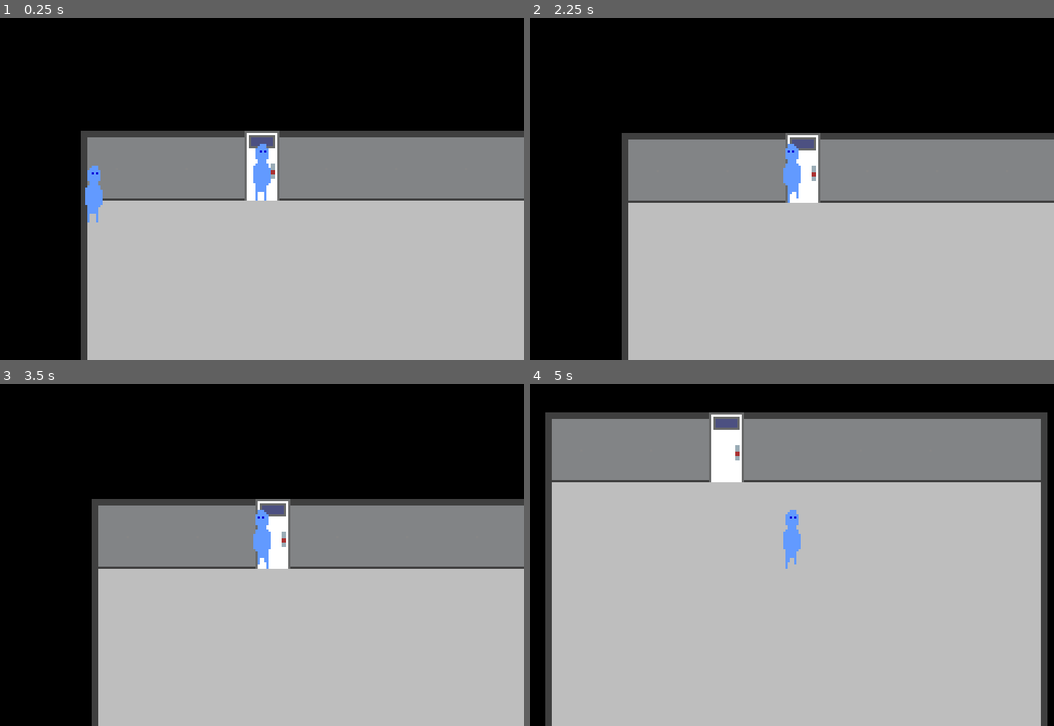
Above: before the commit, frames 1-4 (two rows, left to right).
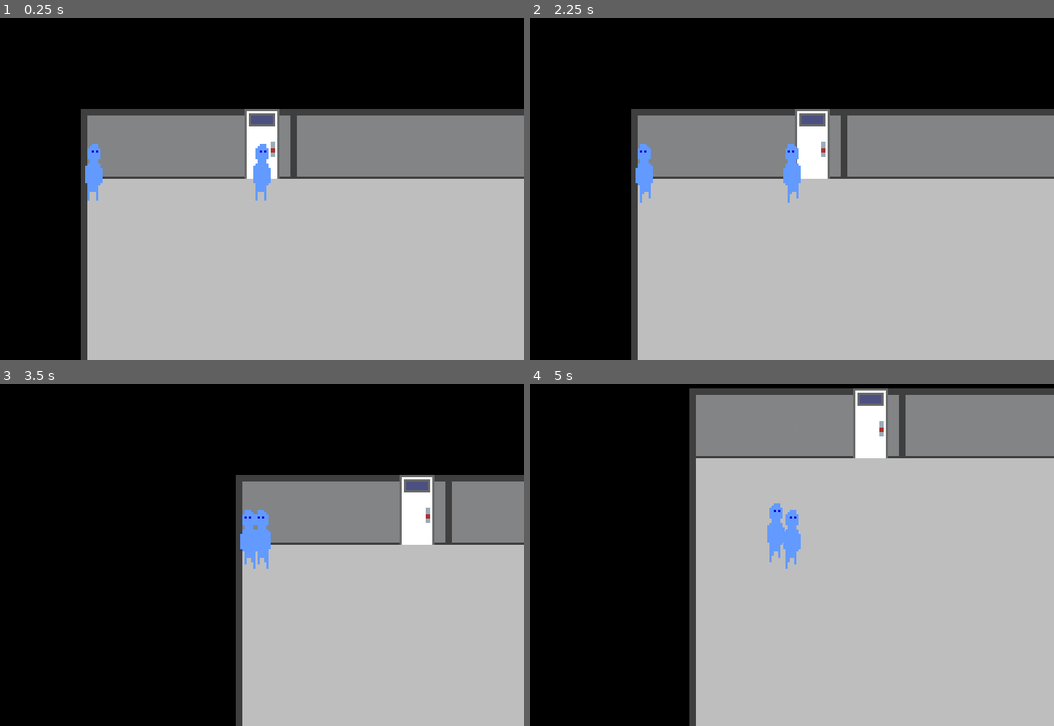
Above: after the commit, the same moments.

Repository: gavinabsent/containment
Game: Godot game, scene res://Assets/Scenes/Rooms/Room2.tscn
The game is run twice, just before and just after one commit, with the same random seed, the same clock (stepped at 60 frames per second) and the same inputs. This scene is started directly instead of the project's main scene. Sound files missing from this copy of the repository are replaced by a short silence.
Inputs:
- Up to frame 1 (0.25 s): no input
- Up to frame 2 (2.25 s): tap Enter at 0.5, 2 s; hold E (interact) 0.53-1.28 s; hold Up (ui_up) 0.53-2.03 s; tap Space at 1.25 s; tap E (interact) at 1.35 s; hold Left (ui_left) from 2.03 s (still down); hold E (interact) from 2.03 s (still down)
- Up to frame 3 (3.5 s): keep holding Left (ui_left); release E (interact) at 2.78 s; tap E (interact) at 2.85 s
- Up to frame 4 (5 s): release Left (ui_left) at 3.53 s; hold Down (ui_down) 3.53-4.28 s; hold E (interact) 3.53-4.28 s; hold Right (ui_right) from 4.28 s (still down); tap E (interact) at 4.35 s

The runs differ from the first frame. In frame 1, 13% of the frame differs, in the area x 15-100%, y 26-60%; in frame 2, 16%; in frame 3, 29%; in frame 4, 42%, in the area x 2-100%, y 1-100%.

Commit message:
Update Tilemap

Diff:
--- a/Assets/Scenes/Rooms/Room1.tscn
+++ b/Assets/Scenes/Rooms/Room1.tscn
@@ -22,7 +22,7 @@
 tile_set = ExtResource( 10 )
 cell_size = Vector2( 32, 32 )
 format = 1
-tile_data = PoolIntArray( -458754, 0, 1, -458753, 0, 65539,  …(463 unchanged characters)… -327677, 0, 196610, -327676, 0, 3, -196609, 0, 262146, -262144, 0, 262146, -262143, 0, 262146, -262142, 0, 262149, -262141, 0, 262146, -2, 0, 131072, -1, 0, 65537, -65536, 0, 2, -65535, 0, 2, -65534, 0, 131077, -65533, 0, 2, -65532, 0, 2, -65531, 0, 2, -65530, 0, 131076, 65534, 0, 131072, 65535, 0, 196610, 0, 0, 196610, 1, 0, 196610, 2, 0, 196610, 3, 0, 196610, 4, 0, 196610, 5, 0, 196610, 6, 0, 131076, 131070, 0, 131072, 131071, 0, 196610, 65536, 0, 196610, 65537, 0, 196610, 65538, 0, 196610, 65539, 0, 196610, 65540, 0, 196610, 65541, 0, 196610, 65542, 0, 131076, 196606, 0, 131072, 196607, 0, 65537, 131072, 0, 65537, 131073, 0, 65539, 131074, 0, 65539, 131075, 0, 196610, 131076, 0, 196610,  …(228 unchanged characters)…
+tile_data = PoolIntArray( -458754, 0, 1, -458753, 0, 65539,  …(463 unchanged characters)… -327677, 0, 196610, -327676, 0, 3, -196610, 0, 196608, -196609, 0, 262146, -262144, 0, 262146, -262143, 0, 262146, -262142, 0, 262149, -262141, 0, 262146, -262140, 0, 262147, -2, 0, 131072, -1, 0, 65537, -65536, 0, 2, -65535, 0, 2, -65534, 0, 196613, -65533, 0, 2, -65532, 0, 2, -65531, 0, 2, -65530, 0, 131076, 65534, 0, 131072, 65535, 0, 196610, 0, 0, 196610, 1, 0, 196610, 2, 0, 196610, 3, 0, 196610, 4, 0, 196610, 5, 0, 196610, 6, 0, 131076, 131070, 0, 131072, 131071, 0, 196610, 65536, 0, 196610, 65537, 0, 196610, 65538, 0, 196610, 65539, 0, 196610, 65540, 0, 196610, 65541, 0, 196610, 65542, 0, 131076, 196606, 0, 131072, 196607, 0, 65537, 131072, 0, 65537, 131073, 0, 65539, 131074, 0, 131077, 131075, 0, 196610, 131076, 0, 196610,  …(228 unchanged characters)…
 
 [node name="Room 1" type="YSort" parent="."]
 
--- a/Assets/Scenes/wall_tile_set.tres
+++ b/Assets/Scenes/wall_tile_set.tres
@@ -63,22 +63,19 @@
 polygon = PoolVector2Array( 32, 32, 0, 32, 0, 0, 32, 0 )
 
 [sub_resource type="OccluderPolygon2D" id=21]
+polygon = PoolVector2Array( 32, 32, 0, 32, 0, 0, 32, 0 )
+
+[sub_resource type="OccluderPolygon2D" id=22]
 polygon = PoolVector2Array( 0, 32, 32, 32, 32, 0, 0, 0 )
 
-[sub_resource type="OccluderPolygon2D" id=22]
-polygon = PoolVector2Array( 32, 0, 0, 0, 0, 3, 32, 3 )
-
 [sub_resource type="OccluderPolygon2D" id=23]
+polygon = PoolVector2Array( 32, 32, 0, 32, 0, 0, 32, 0 )
+
+[sub_resource type="OccluderPolygon2D" id=24]
 polygon = PoolVector2Array( 0, 0, 32, 0, 32, 3, 0, 3 )
 
-[sub_resource type="OccluderPolygon2D" id=49]
-polygon = PoolVector2Array( 32, 32, 0, 32, 0, 0, 32, 0 )
-
-[sub_resource type="ConvexPolygonShape2D" id=24]
-points = PoolVector2Array( 32, 32, 0, 32, 0, 0, 32, 0 )
-
-[sub_resource type="ConvexPolygonShape2D" id=25]
-points = PoolVector2Array( 0, 0, 32, 0, 32, 32, 0, 32 )
+[sub_resource type="OccluderPolygon2D" id=25]
+polygon = PoolVector2Array( 32, 32, 0, 32, 0, 0, 32, 0 )
 
 [sub_resource type="ConvexPolygonShape2D" id=26]
 points = PoolVector2Array( 32, 32, 0, 32, 0, 0, 32, 0 )
@@ -87,7 +84,7 @@
 points = PoolVector2Array( 0, 0, 32, 0, 32, 32, 0, 32 )
 
 [sub_resource type="ConvexPolygonShape2D" id=28]
-points = PoolVector2Array( 0, 0, 32, 0, 32, 32, 0, 32 )
+points = PoolVector2Array( 32, 32, 0, 32, 0, 0, 32, 0 )
 
 [sub_resource type="ConvexPolygonShape2D" id=29]
 points = PoolVector2Array( 0, 0, 32, 0, 32, 32, 0, 32 )
@@ -111,19 +108,19 @@
 points = PoolVector2Array( 0, 0, 32, 0, 32, 32, 0, 32 )
 
 [sub_resource type="ConvexPolygonShape2D" id=36]
-points = PoolVector2Array( 32, 32, 0, 32, 0, 0, 32, 0 )
+points = PoolVector2Array( 0, 0, 32, 0, 32, 32, 0, 32 )
 
 [sub_resource type="ConvexPolygonShape2D" id=37]
-points = PoolVector2Array( 32, 32, 0, 32, 0, 0, 32, 0 )
+points = PoolVector2Array( 0, 0, 32, 0, 32, 32, 0, 32 )
 
 [sub_resource type="ConvexPolygonShape2D" id=38]
-points = PoolVector2Array( 0, 0, 32, 0, 32, 32, 0, 32 )
+points = PoolVector2Array( 32, 32, 0, 32, 0, 0, 32, 0 )
 
 [sub_resource type="ConvexPolygonShape2D" id=39]
 points = PoolVector2Array( 32, 32, 0, 32, 0, 0, 32, 0 )
 
 [sub_resource type="ConvexPolygonShape2D" id=40]
-points = PoolVector2Array( 32, 32, 0, 32, 0, 0, 32, 0 )
+points = PoolVector2Array( 0, 0, 32, 0, 32, 32, 0, 32 )
 
 [sub_resource type="ConvexPolygonShape2D" id=41]
 points = PoolVector2Array( 32, 32, 0, 32, 0, 0, 32, 0 )
@@ -132,16 +129,16 @@
 points = PoolVector2Array( 32, 32, 0, 32, 0, 0, 32, 0 )
 
 [sub_resource type="ConvexPolygonShape2D" id=43]
-points = PoolVector2Array( 0, 0, 32, 0, 32, 32, 0, 32 )
+points = PoolVector2Array( 32, 32, 0, 32, 0, 0, 32, 0 )
 
 [sub_resource type="ConvexPolygonShape2D" id=44]
-points = PoolVector2Array( 0, 0, 32, 0, 32, 32, 0, 32 )
+points = PoolVector2Array( 32, 32, 0, 32, 0, 0, 32, 0 )
 
 [sub_resource type="ConvexPolygonShape2D" id=45]
-points = PoolVector2Array( 0, 0, 8, 0, 8, 32, 0, 32 )
+points = PoolVector2Array( 0, 0, 32, 0, 32, 32, 0, 32 )
 
 [sub_resource type="ConvexPolygonShape2D" id=46]
-points = PoolVector2Array( 32, 32, 24, 32, 24, 0, 32, 0 )
+points = PoolVector2Array( 0, 0, 32, 0, 32, 32, 0, 32 )
 
 [sub_resource type="ConvexPolygonShape2D" id=47]
 points = PoolVector2Array( 0, 0, 8, 0, 8, 32, 0, 32 )
@@ -149,7 +146,16 @@
 [sub_resource type="ConvexPolygonShape2D" id=48]
 points = PoolVector2Array( 32, 32, 24, 32, 24, 0, 32, 0 )
 
+[sub_resource type="ConvexPolygonShape2D" id=49]
+points = PoolVector2Array( 32, 32, 0, 32, 0, 0, 32, 0 )
+
 [sub_resource type="ConvexPolygonShape2D" id=50]
+points = PoolVector2Array( 0, 0, 32, 0, 32, 32, 0, 32 )
+
+[sub_resource type="ConvexPolygonShape2D" id=51]
+points = PoolVector2Array( 32, 32, 0, 32, 0, 0, 32, 0 )
+
+[sub_resource type="ConvexPolygonShape2D" id=52]
 points = PoolVector2Array( 32, 32, 0, 32, 0, 0, 32, 0 )
 
 [resource]
@@ -160,11 +166,11 @@
 0/region = Rect2( 0, 0, 192, 160 )
 0/tile_mode = 1
 0/autotile/bitmask_mode = 1
-0/autotile/bitmask_flags = [ Vector2( 0, 0 ), 77, Vector2( 0 …(382 unchanged characters)… ), 1, Vector2( 4, 4 ), 367, Vector2( 5, 1 ), 5, Vector2( 5, 2 ), 146, Vector2( 5, 3 ), 146, Vector2( 5, 4 ), 5 ]
+0/autotile/bitmask_flags = [ Vector2( 0, 0 ), 77, Vector2( 0 …(382 unchanged characters)… ), 1, Vector2( 4, 4 ), 367, Vector2( 5, 0 ), 79, Vector2( 5, 1 ), 5, Vector2( 5, 2 ), 295, Vector2( 5, 3 ), 367, Vector2( 5, 4 ), 5 ]
 0/autotile/icon_coordinate = Vector2( 1, 1 )
 0/autotile/tile_size = Vector2( 32, 32 )
 0/autotile/spacing = 0
-0/autotile/occluder_map = [ Vector2( 0, 0 ), SubResource( 1  …(651 unchanged characters)…  4, 4 ), SubResource( 20 ), Vector2( 5, 1 ), SubResource( 21 ), Vector2( 5, 2 ), SubResource( 22 ), Vector2( 5, 3 ), SubResource( 23 ), Vector2( 5, 4 ), SubResource( 49 ) ]
+0/autotile/occluder_map = [ Vector2( 0, 0 ), SubResource( 1  …(651 unchanged characters)…  4, 4 ), SubResource( 20 ), Vector2( 5, 0 ), SubResource( 21 ), Vector2( 5, 1 ), SubResource( 22 ), Vector2( 5, 2 ), SubResource( 23 ), Vector2( 5, 3 ), SubResource( 24 ), Vector2( 5, 4 ), SubResource( 25 ) ]
 0/autotile/navpoly_map = [  ]
 0/autotile/priority_map = [  ]
 0/autotile/z_index_map = [  ]
@@ -172,164 +178,170 @@
 0/navigation_offset = Vector2( 0, 0 )
 0/shape_offset = Vector2( 0, 0 )
 0/shape_transform = Transform2D( 1, 0, 0, 1, 0, 0 )
-0/shape = SubResource( 24 )
+0/shape = SubResource( 26 )
 0/shape_one_way = false
 0/shape_one_way_margin = 1.0
 0/shapes = [ {
 "autotile_coord": Vector2( 0, 1 ),
 "one_way": false,
 "one_way_margin": 1.0,
-"shape": SubResource( 24 ),
+"shape": SubResource( 26 ),
 "shape_transform": Transform2D( 1, 0, 0, 1, 0, 0 )
 }, {
 "autotile_coord": Vector2( 0, 3 ),
 "one_way": false,
 "one_way_margin": 1.0,
-"shape": SubResource( 25 ),
+"shape": SubResource( 27 ),
 "shape_transform": Transform2D( 1, 0, 0, 1, 0, 0 )
 }, {
 "autotile_coord": Vector2( 1, 3 ),
 "one_way": false,
 "one_way_margin": 1.0,
-"shape": SubResource( 26 ),
+"shape": SubResource( 28 ),
 "shape_transform": Transform2D( 1, 0, 0, 1, 0, 0 )
 }, {
 "autotile_coord": Vector2( 1, 4 ),
 "one_way": false,
 "one_way_margin": 1.0,
-"shape": SubResource( 27 ),
+"shape": SubResource( 29 ),
 "shape_transform": Transform2D( 1, 0, 0, 1, 0, 0 )
 }, {
 "autotile_coord": Vector2( 2, 4 ),
 "one_way": false,
 "one_way_margin": 1.0,
-"shape": SubResource( 28 ),
+"shape": SubResource( 30 ),
 "shape_transform": Transform2D( 1, 0, 0, 1, 0, 0 )
 }, {
 "autotile_coord": Vector2( 3, 4 ),
 "one_way": false,
 "one_way_margin": 1.0,
-"shape": SubResource( 29 ),
+"shape": SubResource( 31 ),
 "shape_transform": Transform2D( 1, 0, 0, 1, 0, 0 )
 }, {
 "autotile_coord": Vector2( 3, 3 ),
 "one_way": false,
 "one_way_margin": 1.0,
-"shape": SubResource( 30 ),
+"shape": SubResource( 32 ),
 "shape_transform": Transform2D( 1, 0, 0, 1, 0, 0 )
 }, {
 "autotile_coord": Vector2( 4, 3 ),
 "one_way": false,
 "one_way_margin": 1.0,
-"shape": SubResource( 31 ),
+"shape": SubResource( 33 ),
 "shape_transform": Transform2D( 1, 0, 0, 1, 0, 0 )
 }, {
 "autotile_coord": Vector2( 4, 1 ),
 "one_way": false,
 "one_way_margin": 1.0,
-"shape": SubResource( 32 ),
+"shape": SubResource( 34 ),
 "shape_transform": Transform2D( 1, 0, 0, 1, 0, 0 )
 }, {
 "autotile_coord": Vector2( 3, 0 ),
 "one_way": false,
 "one_way_margin": 1.0,
-"shape": SubResource( 33 ),
+"shape": SubResource( 35 ),
 "shape_transform": Transform2D( 1, 0, 0, 1, 0, 0 )
 }, {
 "autotile_coord": Vector2( 2, 0 ),
 "one_way": false,
 "one_way_margin": 1.0,
-"shape": SubResource( 34 ),
+"shape": SubResource( 36 ),
 "shape_transform": Transform2D( 1, 0, 0, 1, 0, 0 )
 }, {
 "autotile_coord": Vector2( 1, 0 ),
 "one_way": false,
 "one_way_margin": 1.0,
-"shape": SubResource( 35 ),
+"shape": SubResource( 37 ),
 "shape_transform": Transform2D( 1, 0, 0, 1, 0, 0 )
 }, {
 "autotile_coord": Vector2( 0, 4 ),
 "one_way": false,
 "one_way_margin": 1.0,
-"shape": SubResource( 36 ),
+"shape": SubResource( 38 ),
 "shape_transform": Transform2D( 1, 0, 0, 1, 0, 0 )
 }, {
 "autotile_coord": Vector2( 4, 4 ),
 "one_way": false,
 "one_way_margin": 1.0,
-"shape": SubResource( 37 ),
+"shape": SubResource( 39 ),
 "shape_transform": Transform2D( 1, 0, 0, 1, 0, 0 )
 }, {
 "autotile_coord": Vector2( 3, 1 ),
 "one_way": false,
 "one_way_margin": 1.0,
-"shape": SubResource( 38 ),
+"shape": SubResource( 40 ),
 "shape_transform": Transform2D( 1, 0, 0, 1, 0, 0 )
 }, {
 "autotile_coord": Vector2( 1, 1 ),
 "one_way": false,
 "one_way_margin": 1.0,
-"shape": SubResource( 39 ),
+"shape": SubResource( 41 ),
 "shape_transform": Transform2D( 1, 0, 0, 1, 0, 0 )
 }, {
 "autotile_coord": Vector2( 0, 2 ),
 "one_way": false,
 "one_way_margin": 1.0,
-"shape": SubResource( 40 ),
+"shape": SubResource( 42 ),
 "shape_transform": Transform2D( 1, 0, 0, 1, 0, 0 )
 }, {
 "autotile_coord": Vector2( 4, 2 ),
 "one_way": false,
 "one_way_margin": 1.0,
-"shape": SubResource( 41 ),
+"shape": SubResource( 43 ),
 "shape_transform": Transform2D( 1, 0, 0, 1, 0, 0 )
 }, {
 "autotile_coord": Vector2( 0, 0 ),
 "one_way": false,
 "one_way_margin": 1.0,
-"shape": SubResource( 42 ),
+"shape": SubResource( 44 ),
 "shape_transform": Transform2D( 1, 0, 0, 1, 0, 0 )
 }, {
 "autotile_coord": Vector2( 4, 0 ),
 "one_way": false,
 "one_way_margin": 1.0,
-"shape": SubResource( 43 ),
+"shape": SubResource( 45 ),
 "shape_transform": Transform2D( 1, 0, 0, 1, 0, 0 )
 }, {
 "autotile_coord": Vector2( 5, 1 ),
 "one_way": false,
 "one_way_margin": 1.0,
-"shape": SubResource( 44 ),
+"shape": SubResource( 46 ),
+"shape_transform": Transform2D( 1, 0, 0, 1, 0, 0 )
+}, {
+"autotile_coord": Vector2( 5, 3 ),
+"one_way": false,
+"one_way_margin": 1.0,
+"shape": SubResource( 47 ),
+"shape_transform": Transform2D( 1, 0, 0, 1, 0, 0 )
+}, {
+"autotile_coord": Vector2( 5, 3 ),
+"one_way": false,
+"one_way_margin": 1.0,
+"shape": SubResource( 48 ),
+"shape_transform": Transform2D( 1, 0, 0, 1, 0, 0 )
+}, {
+"autotile_coord": Vector2( 5, 4 ),
+"one_way": false,
+"one_way_margin": 1.0,
+"shape": SubResource( 49 ),
+"shape_transform": Transform2D( 1, 0, 0, 1, 0, 0 )
+}, {
+"autotile_coord": Vector2( 0, 0 ),
+"one_way": false,
+"one_way_margin": 1.0,
+"shape": SubResource( 50 ),
 "shape_transform": Transform2D( 1, 0, 0, 1, 0, 0 )
 }, {
 "autotile_coord": Vector2( 5, 2 ),
 "one_way": false,
 "one_way_margin": 1.0,
-"shape": SubResource( 45 ),
-"shape_transform": Transform2D( 1, 0, 0, 1, 0, 0 )
-}, {
-"autotile_coord": Vector2( 5, 2 ),
-"one_way": false,
-"one_way_margin": 1.0,
-"shape": SubResource( 46 ),
-"shape_transform": Transform2D( 1, 0, 0, 1, 0, 0 )
-}, {
-"autotile_coord": Vector2( 5, 3 ),
-"one_way": false,
-"one_way_margin": 1.0,
-"shape": SubResource( 47 ),
-"shape_transform": Transform2D( 1, 0, 0, 1, 0, 0 )
-}, {
-"autotile_coord": Vector2( 5, 3 ),
-"one_way": false,
-"one_way_margin": 1.0,
-"shape": SubResource( 48 ),
-"shape_transform": Transform2D( 1, 0, 0, 1, 0, 0 )
-}, {
-"autotile_coord": Vector2( 5, 4 ),
-"one_way": false,
-"one_way_margin": 1.0,
-"shape": SubResource( 50 ),
+"shape": SubResource( 51 ),
+"shape_transform": Transform2D( 1, 0, 0, 1, 0, 0 )
+}, {
+"autotile_coord": Vector2( 5, 0 ),
+"one_way": false,
+"one_way_margin": 1.0,
+"shape": SubResource( 52 ),
 "shape_transform": Transform2D( 1, 0, 0, 1, 0, 0 )
 } ]
 0/z_index = 0
Not shown: 1 places in Assets/Scenes/wall_tile_set.tres that only renumber resources
Binary file changed: Assets/Sprites/Tiles/wallTile.png
Not shown: 4 places in default_bus_layout.tres that only renumber resources
